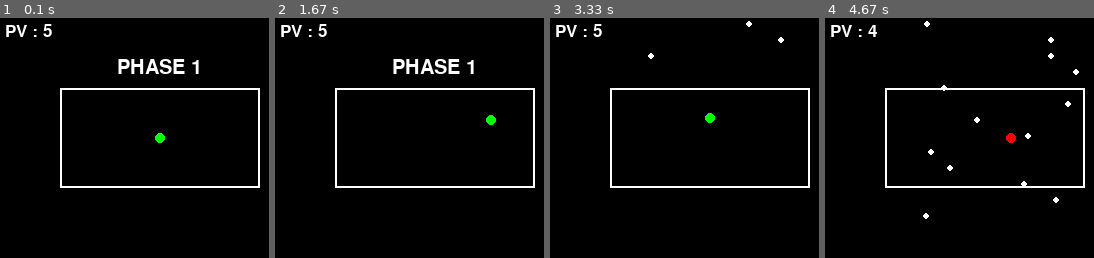
Above: before the commit, frames 1-4 (left to right).
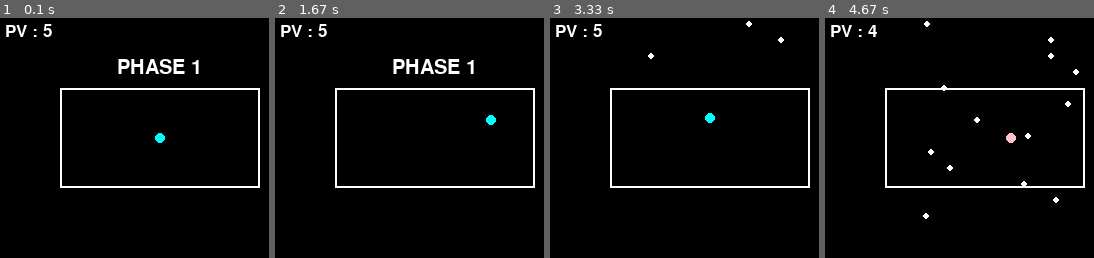
Above: after the commit, the same moments.

Repository: lucasdev30/Pygame
Game: pygame game, started from jv_cours.py
Two runs of this game, one before a commit and one after it. Both use one fixed random seed, a clock stepped at 60 frames per second and the inputs below.
Inputs:
- Up to frame 1 (0.1 s): no input
- Up to frame 2 (1.67 s): hold Right 0.33-0.8 s; hold Up 0.83-1.13 s; hold Right 1.17-1.63 s
- Up to frame 3 (3.33 s): hold Left 1.67-2.2 s; hold Down 2.23-2.53 s; hold Left 2.57-2.97 s; hold Up from 3 s (still down)
- Up to frame 4 (4.67 s): release Up at 3.37 s; hold Right 3.4-4.03 s; hold Down 4.07-4.43 s; hold Left from 4.47 s (still down)

The runs differ from the first frame. In frame 1, 0.1% of the frame differs, in the area x 57-62%, y 47-53%; in frame 2, 0.1%; in frame 3, 0.1%; in frame 4, 0.1%.

Commit message:
Add color

Diff:
--- a/jv_cours.py
+++ b/jv_cours.py
@@ -29,9 +29,9 @@
         return self.pv <=0
 
     def dessiner(self, screen):
-        color = "green"
+        color = "cyan"
         if(self.cooldown):
-            color = "red"
+            color = "pink"
         pygame.draw.circle(screen, color, (self.x, self.y), self.r)
 
     def afficher_pv(self, screen):
